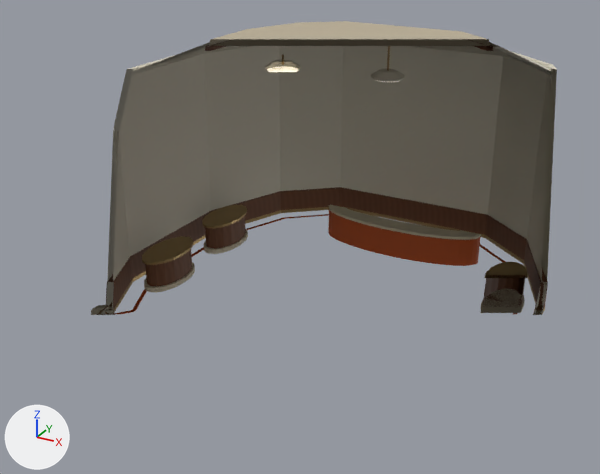
The Blender file BlenderCatalogue/assets/retail_curios_room/source/AST-RTL-002.blend, before and after one commit.
The view is the same before and after, from a camera (50 mm lens) standing at (9.78, -20.22, 11.45) and looking at (-0.67, -1.22, 1.94). The axes (+X, +Y, +Z) are drawn at lower left. The lights are the same throughout. The picture after the commit comes second. Everything nearer to the camera than a plane just in front of the edit is cut away.

Names of what the first picture shows: 'CUR_Dado_04', 'CUR_Dado_05', 'CUR_RaisedCeiling', 'CUR_Wall_01', 'CUR_Wall_02', 'CUR_Wall_03', 'CUR_Wall_04', 'CUR_Wall_05', 'CUR_Wall_06', 'CUR_Wall_07', 'CUR_WrappingCounterBase', 'CUR_WrappingCounterTop' and 40 more.
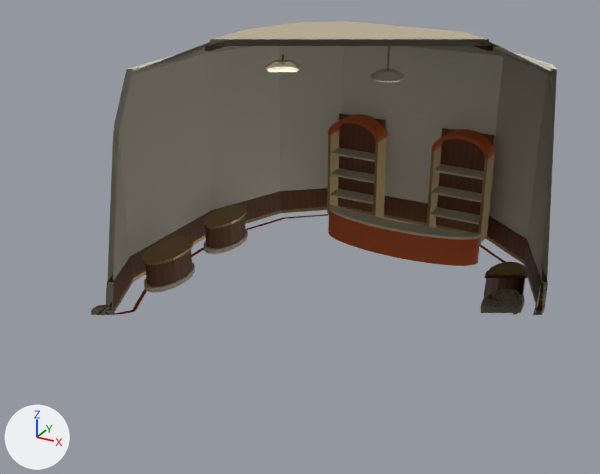
Boxes [x1, y1, x2, y2] around the edits, measured in the pictures (600 x 474 px):
'CUR_CaseBack_1', added
    after: [436, 128, 495, 233]
'CUR_CaseBack_-1', added
    after: [338, 113, 386, 212]
'CUR_CaseJamb_-1_0.9', added (brown)
    after: [373, 137, 387, 218]
'CUR_CaseJamb_1_0.9', added (brown)
    after: [478, 153, 495, 244]
'CUR_CaseArchedHood_1', added (brown)
    after: [431, 129, 496, 159]
'CUR_CaseJamb_-1_-0.9', added (brown)
    after: [327, 131, 339, 214]
'CUR_CaseArchedHood_-1', added (brown)
    after: [328, 114, 388, 142]
'CUR_CaseJamb_1_-0.9', added (brown)
    after: [427, 147, 441, 228]
'CUR_CaseShelf_1_0', added (brown)
    after: [430, 207, 480, 225]
'CUR_CaseShelf_1_1', added (brown)
    after: [432, 186, 482, 202]
'CUR_CaseShelf_1_2', added (brown)
    after: [433, 164, 484, 180]
'CUR_CaseShelf_-1_0', added
    after: [330, 189, 374, 204]
'CUR_CaseShelf_-1_1', added
    after: [330, 168, 374, 183]
'CUR_CaseShelf_-1_2', added
    after: [331, 148, 375, 162]
'CUR_Dado_05', unchanged, covered by the edit
    before: [340, 187, 487, 234]
    after: [384, 196, 475, 233]

The change, as a list of edits to the scene's bpy script:
```text
Add ob_cur_caseshelf_1_2:
    ob_cur_caseshelf_1_2 = bpy.data.objects.new('CUR_CaseShelf_1_2', me_cur_caseshelf_1_2)  # a box spanning x 1.04..2.76, y 4.8..5.54, z 2.36..2.42; in mat_warm_stone (picture img_warm_stone_png)
    ob_cur_caseshelf_1_2.location = (0.0, 0.0, 0.0)
Add ob_cur_caseshelf_1_1:
    ob_cur_caseshelf_1_1 = bpy.data.objects.new('CUR_CaseShelf_1_1', me_cur_caseshelf_1_1)  # a box spanning x 1.04..2.76, y 4.8..5.54, z 1.58..1.64; in mat_warm_stone (picture img_warm_stone_png)
    ob_cur_caseshelf_1_1.location = (0.0, 0.0, 0.0)
Add ob_cur_caseshelf_1_0:
    ob_cur_caseshelf_1_0 = bpy.data.objects.new('CUR_CaseShelf_1_0', me_cur_caseshelf_1_0)  # a box spanning x 1.04..2.76, y 4.8..5.54, z 0.8..0.86; in mat_warm_stone (picture img_warm_stone_png)
    ob_cur_caseshelf_1_0.location = (0.0, 0.0, 0.0)
Add ob_cur_casearchedhood_1:
    ob_cur_casearchedhood_1 = bpy.data.objects.new('CUR_CaseArchedHood_1', me_cur_casearchedhood_1)  # 68 vertices, 66 faces; spans x 0.94..2.86, y 4.78..5.58, z 3.07..3.72; in mat_burntorangeenamel (picture img_r070_burntorangeenamel)
    ob_cur_casearchedhood_1.location = (0.0, 0.0, 0.0)
Add ob_cur_casejamb_1_0_9:
    ob_cur_casejamb_1_0_9 = bpy.data.objects.new('CUR_CaseJamb_1_0.9', me_cur_casejamb_1_0_9)  # a box spanning x 2.75..2.85, y 4.79..5.57, z 0.1..3.1; in mat_champagne_metal (picture img_champagne_metal_png)
    ob_cur_casejamb_1_0_9.location = (0.0, 0.0, 0.0)
Add ob_cur_casejamb_1__0_9:
    ob_cur_casejamb_1__0_9 = bpy.data.objects.new('CUR_CaseJamb_1_-0.9', me_cur_casejamb_1__0_9)  # a box spanning x 0.95..1.05, y 4.79..5.57, z 0.1..3.1; in mat_champagne_metal (picture img_champagne_metal_png)
    ob_cur_casejamb_1__0_9.location = (0.0, 0.0, 0.0)
Add ob_cur_caseback_1:
    ob_cur_caseback_1 = bpy.data.objects.new('CUR_CaseBack_1', me_cur_caseback_1)  # a box spanning x 1.02..2.78, y 5.47..5.57, z 0.2..3.65; in mat_warm_walnut (picture img_warm_walnut_png)
    ob_cur_caseback_1.location = (0.0, 0.0, 0.0)
Add ob_cur_caseshelf__1_2:
    ob_cur_caseshelf__1_2 = bpy.data.objects.new('CUR_CaseShelf_-1_2', me_cur_caseshelf__1_2)  # a box spanning x -2.76..-1.04, y 4.8..5.54, z 2.36..2.42; in mat_warm_stone (picture img_warm_stone_png)
    ob_cur_caseshelf__1_2.location = (0.0, 0.0, 0.0)
Add ob_cur_caseshelf__1_1:
    ob_cur_caseshelf__1_1 = bpy.data.objects.new('CUR_CaseShelf_-1_1', me_cur_caseshelf__1_1)  # a box spanning x -2.76..-1.04, y 4.8..5.54, z 1.58..1.64; in mat_warm_stone (picture img_warm_stone_png)
    ob_cur_caseshelf__1_1.location = (0.0, 0.0, 0.0)
Add ob_cur_caseshelf__1_0:
    ob_cur_caseshelf__1_0 = bpy.data.objects.new('CUR_CaseShelf_-1_0', me_cur_caseshelf__1_0)  # a box spanning x -2.76..-1.04, y 4.8..5.54, z 0.8..0.86; in mat_warm_stone (picture img_warm_stone_png)
    ob_cur_caseshelf__1_0.location = (0.0, 0.0, 0.0)
Add ob_cur_casearchedhood__1:
    ob_cur_casearchedhood__1 = bpy.data.objects.new('CUR_CaseArchedHood_-1', me_cur_casearchedhood__1)  # 68 vertices, 66 faces; spans x -2.86..-0.94, y 4.78..5.58, z 3.07..3.72; in mat_burntorangeenamel (picture img_r070_burntorangeenamel)
    ob_cur_casearchedhood__1.location = (0.0, 0.0, 0.0)
Add ob_cur_casejamb__1_0_9:
    ob_cur_casejamb__1_0_9 = bpy.data.objects.new('CUR_CaseJamb_-1_0.9', me_cur_casejamb__1_0_9)  # a box spanning x -1.05..-0.95, y 4.79..5.57, z 0.1..3.1; in mat_champagne_metal (picture img_champagne_metal_png)
    ob_cur_casejamb__1_0_9.location = (0.0, 0.0, 0.0)
Add ob_cur_casejamb__1__0_9:
    ob_cur_casejamb__1__0_9 = bpy.data.objects.new('CUR_CaseJamb_-1_-0.9', me_cur_casejamb__1__0_9)  # a box spanning x -2.85..-2.75, y 4.79..5.57, z 0.1..3.1; in mat_champagne_metal (picture img_champagne_metal_png)
    ob_cur_casejamb__1__0_9.location = (0.0, 0.0, 0.0)
Add ob_cur_caseback__1:
    ob_cur_caseback__1 = bpy.data.objects.new('CUR_CaseBack_-1', me_cur_caseback__1)  # a box spanning x -2.78..-1.02, y 5.47..5.57, z 0.2..3.65; in mat_warm_walnut (picture img_warm_walnut_png)
    ob_cur_caseback__1.location = (0.0, 0.0, 0.0)
```
